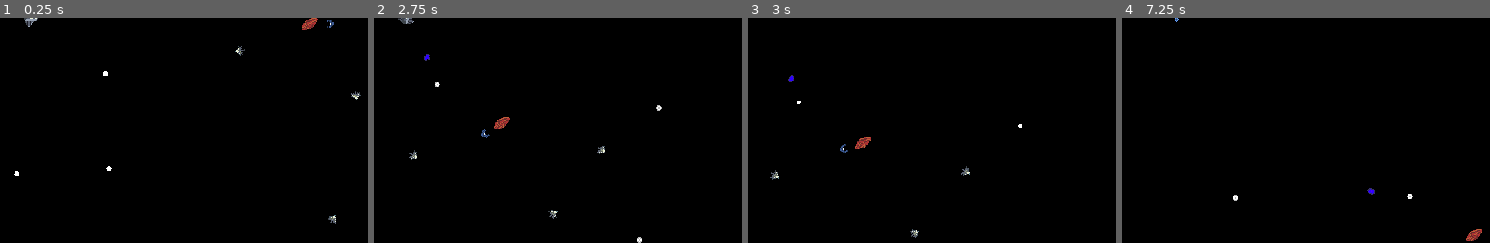
Above: before the commit, frames 1-4 (left to right).
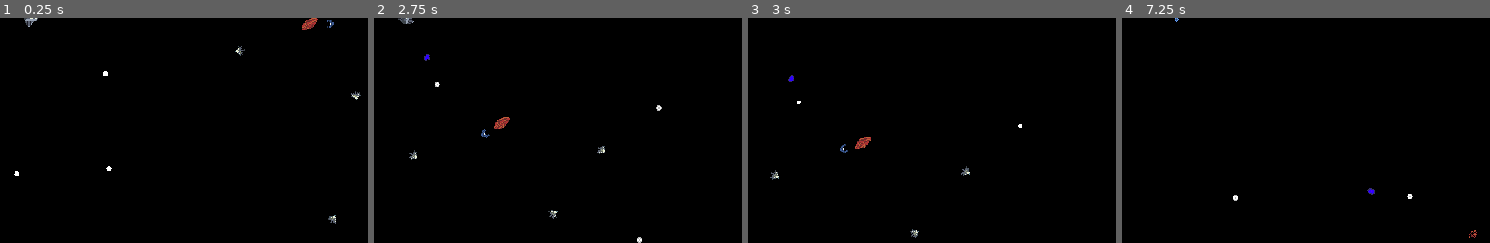
Above: after the commit, the same moments.

Repository: hamletrpg/project-s
Game: Godot game, scene res://scenes/Levels/level_1.tscn
Same seed, same stepped clock (60 frames per second), same inputs: the game is played once before the commit and once after it.
Inputs (mouse positions are % of the whole screen's width and height, from its top left):
- Up to frame 1 (0.25 s): no input
- Up to frame 2 (2.75 s): move the mouse to (70, 45) at 0.52 s; hold D (right) 0.53-1.28 s; hold Space (main_fire) 0.53-1.28 s; move the mouse to (24, 55) at 1.27 s; hold S (down) 1.28-2.03 s; tap Space (main_fire) at 1.35 s; move the mouse to (57, 28) at 2.02 s; hold D (right) from 2.03 s (still down); hold Space (main_fire) from 2.03 s (still down)
- Up to frame 3 (3 s): move the mouse to (40, 70) at 2.77 s; release D (right) at 2.78 s; release Space (main_fire) at 2.78 s; hold W (up) from 2.78 s (still down); tap Space (main_fire) at 2.85 s
- Up to frame 4 (7.25 s): move the mouse to (78, 65) at 3.52 s; release W (up) at 3.53 s; hold Space (main_fire) 3.53-4.28 s; hold A (left) 3.53-5.03 s; tap Enter at 4.25 s; move the mouse to (13, 35) at 4.27 s; tap Space (main_fire) at 4.35, 5, 5.85 s; move the mouse to (51, 50) at 5.02 s; hold S (down) 5.03-5.78 s; hold Space (main_fire) 5.03-5.78 s; move the mouse to (29, 25) at 5.77 s; hold D (right) 5.78-6.53 s; move the mouse to (70, 45) at 6.52 s; hold W (up) from 6.53 s (still down); hold Space (main_fire) from 6.53 s (still down)
The pictures show only the part of the screen within x 41-91%, y 50-100%; the shares and areas given below are measured in that part.

Frames 1-3 are identical in both runs. In frame 4, 0.1% of the frame differs, in the area x 93-98%, y 93-100%.

Commit message:
added visual feedback for mining functionality

Diff:
--- a/scenes/Enemies/miners_harverter/basic_miner.tscn
+++ b/scenes/Enemies/miners_harverter/basic_miner.tscn
@@ -44,5 +44,8 @@
 [node name="CollisionShape2D" type="CollisionShape2D" parent="mineral_detection_radious"]
 shape = SubResource("CircleShape2D_5xccg")
 
+[node name="mining_phase_change_timer" type="Timer" parent="."]
+
 [connection signal="area_entered" from="hutbox" to="." method="_on_hutbox_area_entered"]
 [connection signal="body_entered" from="mineral_detection_radious" to="." method="_on_mineral_detection_radious_body_entered"]
+[connection signal="timeout" from="mining_phase_change_timer" to="." method="_on_mining_phase_change_timer_timeout"]
--- a/scripts/enemies/enemy_controllers/basic_havesting_controller.gd
+++ b/scripts/enemies/enemy_controllers/basic_havesting_controller.gd
@@ -6,13 +6,16 @@
 
 func harvester_move_to_mineral(enemy, target, delta):
 	# vector from target to enemy, might change to do it backwards
-	var direction = (enemy.global_position - target.global_position)
-	var distance = direction.length()
-	if distance > orbit_distance:
-		# Approach phase
-		enemy.global_position += direction.normalized() * -approach_speed * delta
+	if target != null:
+		var direction = (enemy.global_position - target.global_position)
+		var distance = direction.length()
+		if distance > orbit_distance:
+			# Approach phase
+			enemy.global_position += direction.normalized() * -approach_speed * delta
+		else:
+			# Orbit phase
+			var orbit_direction = direction.normalized().rotated(PI/2)
+			enemy.global_position += orbit_direction * orbit_speed * delta
+			enemy.look_at(target.global_position)
 	else:
-		# Orbit phase
-		var orbit_direction = direction.normalized().rotated(PI/2)
-		enemy.global_position += orbit_direction * orbit_speed * delta
-		enemy.look_at(target.global_position)
+		enemy.set_state(enemy.State.WANDER)
--- a/scripts/enemies/mobs/miners_harvesters/basic_miner.gd
+++ b/scripts/enemies/mobs/miners_harvesters/basic_miner.gd
@@ -6,6 +6,8 @@
 
 @export var wander_controller: Node2D
 @export var harvesting_controller: Node2D
+
+@onready var mining_phase_change_timer = $mining_phase_change_timer
 
 @onready var player = PlayerReference.player
 
@@ -36,8 +38,7 @@
 		mineral_target = body
 		print(body)
 		set_state(State.HARVEST)
-		mineral_target.emit_signal("phase_change")
-
+		mining_phase_change_timer.start(3)
 
 func _on_hutbox_area_entered(area):
 	var get_bullet_owner = area.get("bullet_owner")
@@ -48,3 +49,10 @@
 		print(health)
 		area.queue_free()
 		print("Hurt")
+
+
+func _on_mining_phase_change_timer_timeout():
+	if get_state() == State.HARVEST:
+			mineral_target.emit_signal("phase_change")
+	else:
+		mining_phase_change_timer.stop()
--- a/scripts/levels/minerals/mineral_basic_1.gd
+++ b/scripts/levels/minerals/mineral_basic_1.gd
@@ -5,12 +5,17 @@
 # Should I emit signal based on some sort of condition? every time a phase is change
 # the signal is emited then I just change the animation
 
+@onready var animated_sprite = $AnimatedSprite2D
+
 signal phase_change
 
-# Called every frame. 'delta' is the elapsed time since the previous frame.
-func _process(delta):
-	pass
+func _on_phase_change():
+	if get_current_animation_state() == "Phase-1":
+		animated_sprite.play("Phase-2")
+	elif get_current_animation_state() == "Phase-2":
+		animated_sprite.play("Phase-3")
+	elif get_current_animation_state() == "Phase-3":
+		queue_free()
 
-
-func _on_phase_change():
-	print("change phase primo")
+func get_current_animation_state() -> String:
+	return animated_sprite.animation
